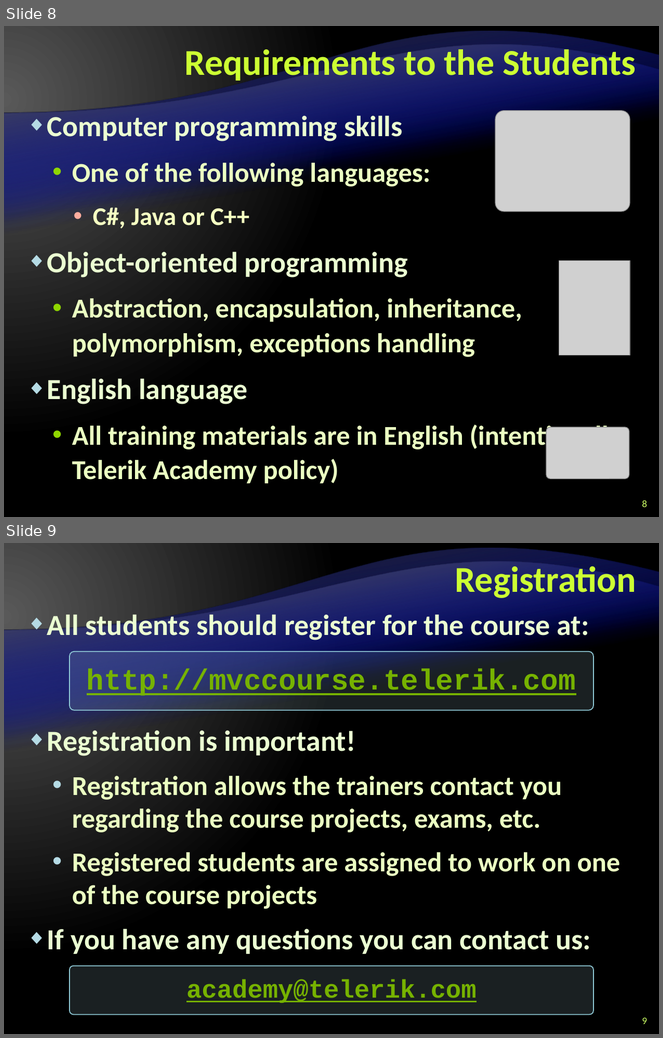
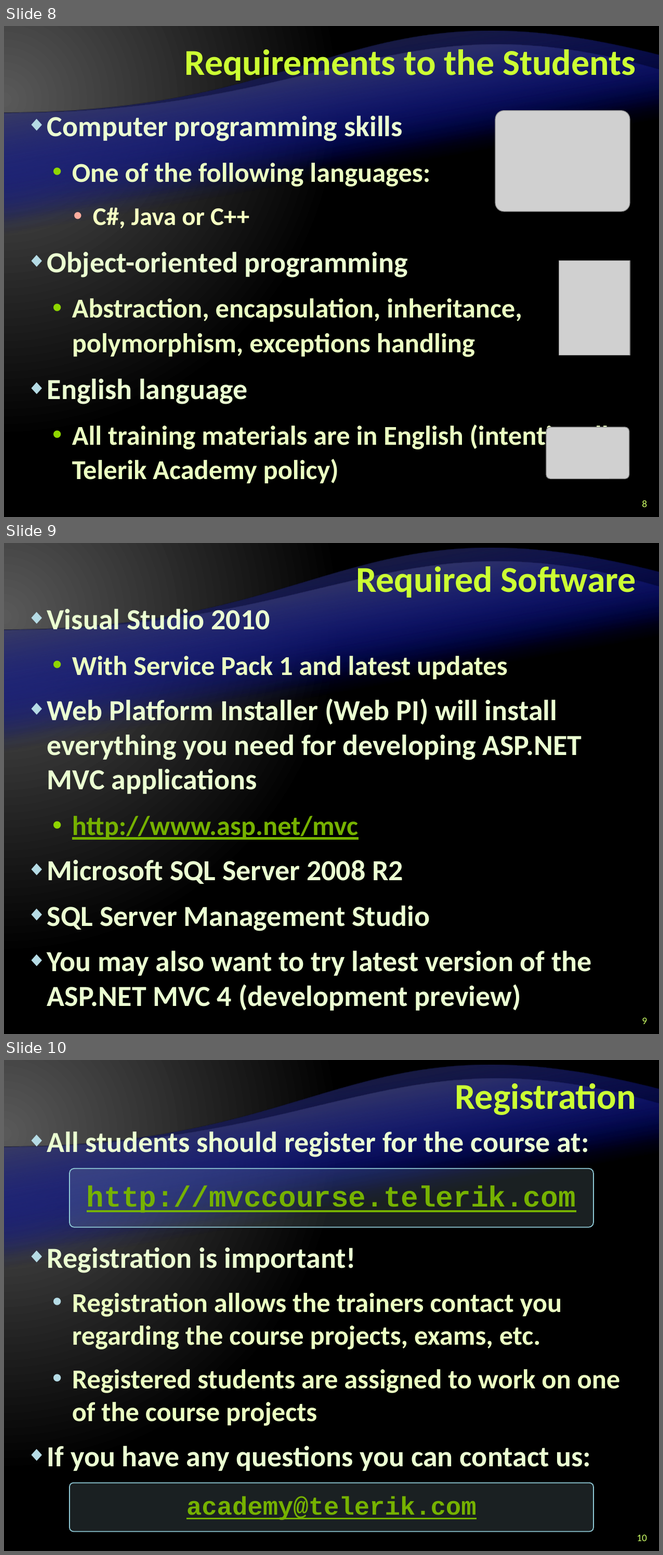
Before and after one commit to Lockheed01/aspnet-mvc-course, a slide deck: Lectures/0. Course Introduction/ASP.NET-MVC-Course-Introduction.pptx. Shown one above the other, each under a label of ours: slides 8 and 9 before the commit, slides 8, 9 and 10 after it. The pictures are 663x1038 and 663x1555 pixels, drawn with LibreOffice and Linux fonts; fonts in the diff are those of the drawing; grey boxes stand for pictures; background and template pictures are left out. Boxes give left, top, right and bottom in pixels: in the first picture for what was removed or moved away, otherwise in the second. Text is boxed around its words. In the diff, an @@ line names an element or a change of style, - is before the commit and + after.

Commit message:
Some fixes in the introduction presentation. Added required software.

```diff
--- a/Lectures/0. Course Introduction/ASP.NET-MVC-Course-Introduction.pptx
+++ b/Lectures/0. Course Introduction/ASP.NET-MVC-Course-Introduction.pptx
@@ slide 9 added at (x1=4, y1=543, x2=659, y2=1034), background gradient #595959 to #000000; not listed: 4 template elements that a slide beside it also shows @@
@@ title added at (x1=356, y1=562, x2=636, y2=598), 40 pt, text #CCFF33, bold @@
+Required Software
@@ text added at (x1=47, y1=605, x2=592, y2=1011), 32 pt, text #EBFFD2, bold @@
+◆ Visual Studio 2010
+  • With Service Pack 1 and latest updates
+◆ Web Platform Installer (Web PI) will install everything you need for developing ASP.NET MVC applications
+  • http://www.asp.net/mvc
+◆ Microsoft SQL Server 2008 R2
+◆ SQL Server Management Studio
+◆ You may also want to try latest version of the ASP.NET MVC 4 (development preview)
@@ page number added at (x1=642, y1=1018, x2=647, y2=1025), 11 pt, text #CCFF66 @@
+9
@@ what was slide 9 is now slide 10 @@
@@ page number at (x1=637, y1=1535, x2=647, y2=1542): text changed @@
-9
+10
```
Also in this commit, not shown: 5 slides changed.
